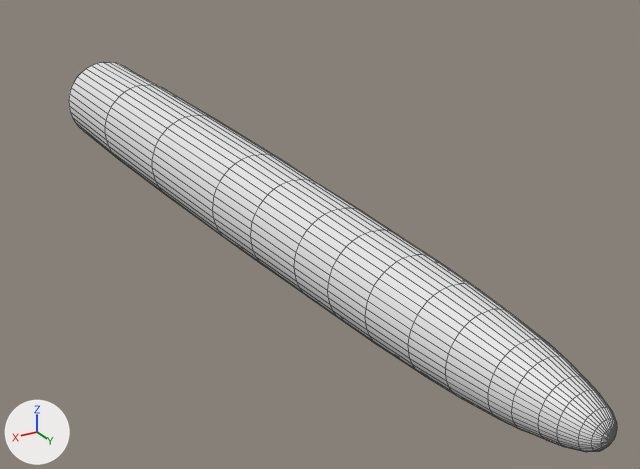
What one commit did to the FBX model Assets/Ranged Weapon/Gun 1/Heavy Attack/Resources/Models/KameCone.fbx.
Camera for both pictures: a 50 mm camera at (6.9, 5.26, 5.92) aimed at (-0.88, -7.69, -0.56). The axes (+X, +Y, +Z) are drawn at lower left. The lights are the same throughout. Mesh edges are drawn as thin lines. Where no turn or scale is listed for an object, it has been applied to the vertices.

In view in the first picture: 'KameCone'.
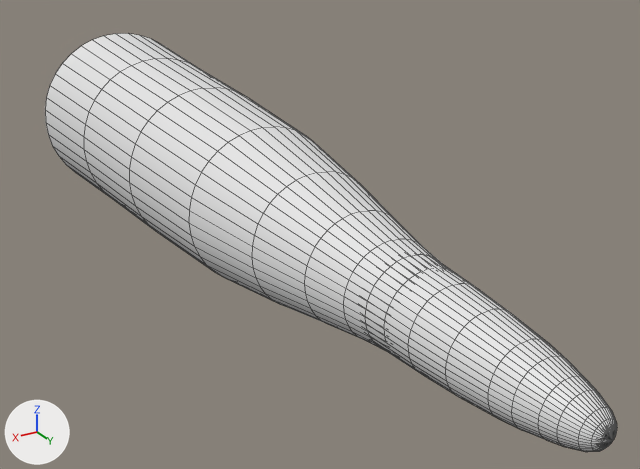
Edits to the scene script, one JSON object a line:
```json
{"op": "add", "block": "me_cylinder_001", "code": ["me_cylinder_001 = bpy.data.meshes.new('Cylinder.001')", "me_cylinder_001.from_pydata(...)  # 689 vertices, 664 faces; spans x -1.9..1.9, y -15.8..0.0, z -1.9..1.9"]}
{"op": "add", "block": "ob_kamecone_001", "code": ["ob_kamecone_001 = bpy.data.objects.new('KameCone.001', me_cylinder_001)", "ob_kamecone_001.location = (0.0, 0.0, 0.0)"]}
```

Changed parts and their boxes (x1, y1, x2, y2) in the pictures (640 x 469 px):
```json
{"object": "KameCone.001", "change": "added", "after": [45, 33, 615, 447]}
```
